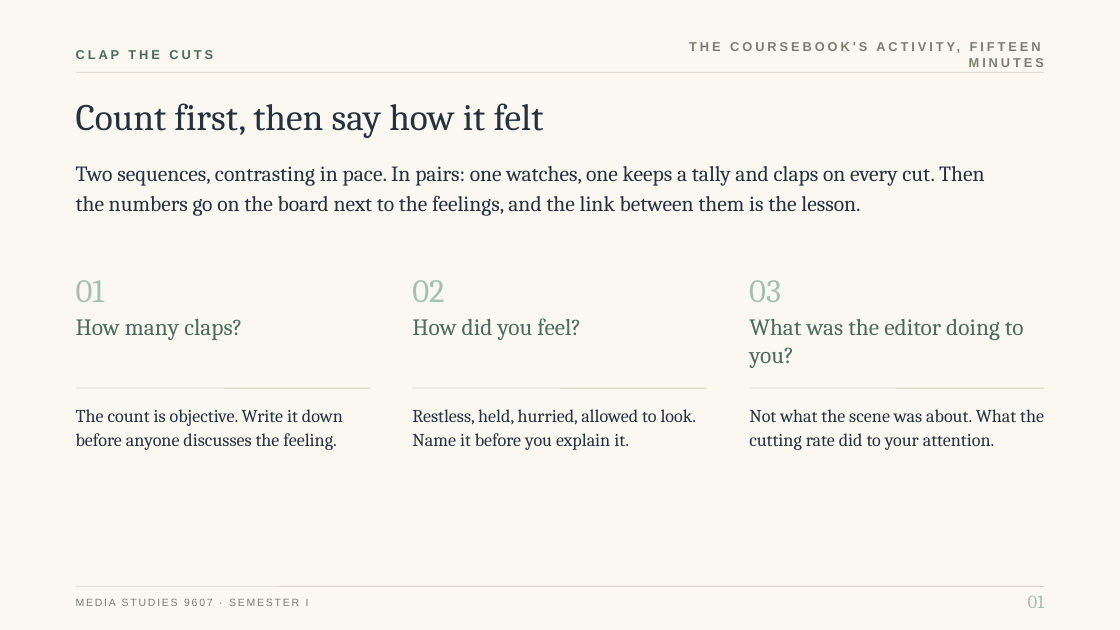
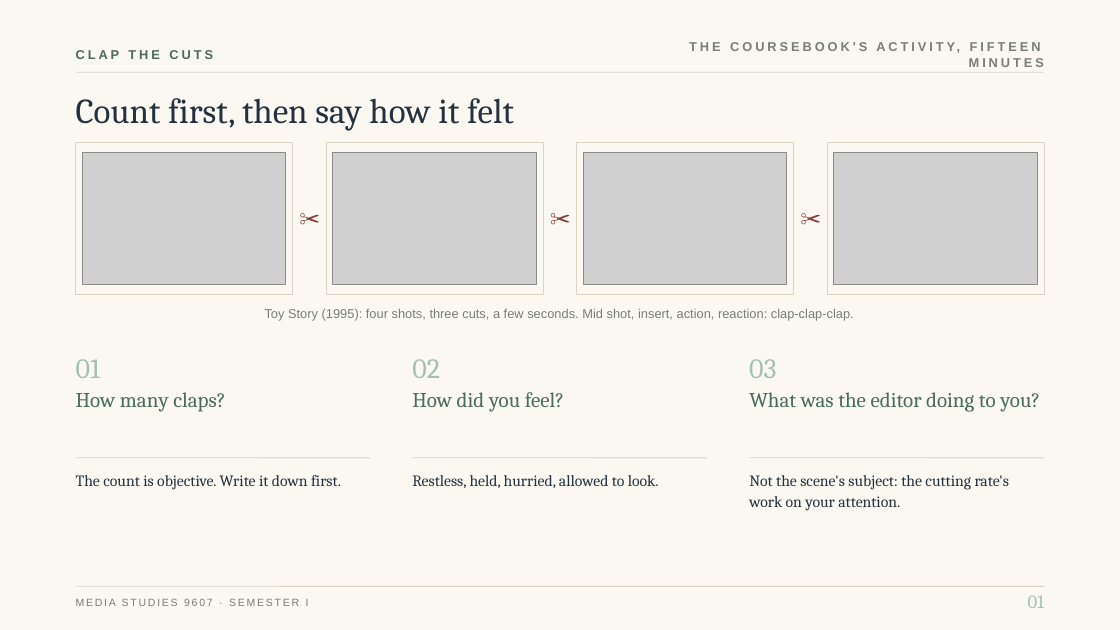
Before and after one commit to ohwowgreat/courses-site, a slide deck: slide 3 of content/decks/media-studies/media-studies-s1-lesson-06-editing.pptx. Drawn at 1120x630 pixels with LibreOffice and Linux fonts; fonts in the diff are those of the drawing; grey boxes stand for pictures. Boxes give left, top, right and bottom in pixels: in the first picture for what was removed or moved away, otherwise in the second. Text is boxed around its words. In the diff, an @@ line names an element or a change of style, - is before the commit and + after.

```diff
--- a/content/decks/media-studies/media-studies-s1-lesson-06-editing.pptx
+++ b/content/decks/media-studies/media-studies-s1-lesson-06-editing.pptx
@@ text "Count first, then say how ..." at (x1=76, y1=98, x2=514, y2=130): size 32 to 30 pt @@
@@ rectangle added at (x1=76, y1=143, x2=292, y2=294), fill #FAF8F1, outline #D9D4C4 0.75 pt @@
@@ rectangle added at (x1=326, y1=143, x2=543, y2=294), fill #FAF8F1, outline #D9D4C4 0.75 pt @@
@@ rectangle added at (x1=577, y1=143, x2=794, y2=294), fill #FAF8F1, outline #D9D4C4 0.75 pt @@
@@ rectangle added at (x1=828, y1=143, x2=1044, y2=294), fill #FAF8F1, outline #D9D4C4 0.75 pt @@
@@ text removed at (x1=76, y1=166, x2=985, y2=216) @@
-Two sequences, contrasting in pace. In pairs: one watches, one keeps a tally and claps on every cut. Then the numbers go on the board next to the feelings, and the link between them is the lesson.
@@ picture added at (x1=82, y1=153, x2=286, y2=285) @@
@@ picture added at (x1=333, y1=153, x2=536, y2=285) @@
@@ picture added at (x1=584, y1=153, x2=787, y2=285) @@
@@ picture added at (x1=834, y1=153, x2=1038, y2=285) @@
@@ text added at (x1=291, y1=197, x2=329, y2=239), 18 pt, text #8C3A38 @@
+✂
@@ text added at (x1=542, y1=197, x2=580, y2=239), 18 pt, text #8C3A38 @@
+✂
@@ text added at (x1=792, y1=197, x2=830, y2=239), 18 pt, text #8C3A38 @@
+✂
@@ text added at (x1=265, y1=309, x2=854, y2=320), 11 pt, text #7A7F72 @@
+Toy Story (1995): four shots, three cuts, a few seconds. Mid shot, insert, action, reaction: clap-clap-clap.
@@ text "01" moved from (x1=76, y1=280, x2=105, y2=302) to (x1=76, y1=359, x2=101, y2=378) @@
@@ text "02" moved from (x1=412, y1=280, x2=444, y2=302) to (x1=412, y1=359, x2=440, y2=378) @@
@@ size 28 to 24 pt in 3 elements at (x1=76, y1=359, x2=101, y2=378), (x1=412, y1=359, x2=440, y2=378), (x1=749, y1=359, x2=776, y2=378) @@
@@ text "03" moved from (x1=749, y1=280, x2=781, y2=302) to (x1=749, y1=359, x2=776, y2=378) @@
@@ 3 texts moved together from (x1=76, y1=318, x2=1024, y2=368) to (x1=76, y1=392, x2=1040, y2=412) @@
@@ size 20 to 18 pt; line spacing 24pt to 22pt in 3 elements at (x1=76, y1=392, x2=225, y2=412), (x1=412, y1=392, x2=564, y2=412), (x1=749, y1=392, x2=1040, y2=412) @@
@@ text at (x1=76, y1=475, x2=341, y2=490): text changed; size 15.5 to 13.5 pt @@
-The count is objective. Write it down before anyone discusses the feeling.
+The count is objective. Write it down first.
@@ text at (x1=412, y1=475, x2=659, y2=488): text changed; size 15.5 to 13.5 pt @@
-Restless, held, hurried, allowed to look. Name it before you explain it.
+Restless, held, hurried, allowed to look.
@@ 3 lines moved together from (x1=76, y1=388, x2=1044, y2=388) to (x1=76, y1=458, x2=1044, y2=458) @@
@@ text at (x1=749, y1=475, x2=1010, y2=511): text changed; size 15.5 to 13.5 pt @@
-Not what the scene was about. What the cutting rate did to your attention.
+Not the scene's subject: the cutting rate's work on your attention.
```
Also in this commit, not shown: 7 other slides changed, 1 slide added, 1 slide removed, 39 other files.
